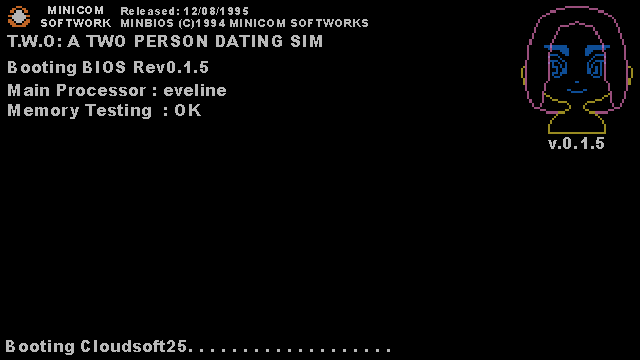
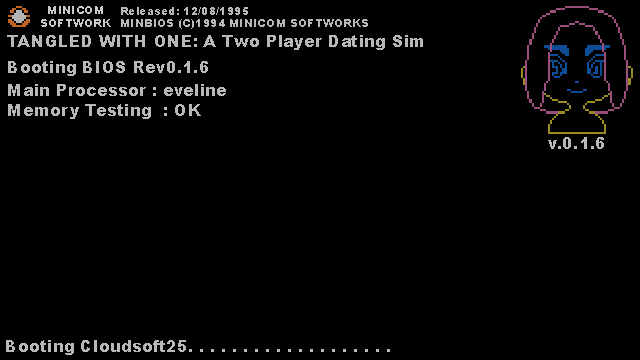
The second 640 × 360 image is a revision of the first. Changes to its layers:
painted on "Layer 6" over box(548, 45, 606, 64)
renamed "T.W.O: A TWO PERSON DATING SIM" to "TANGLED WITH ONE: A Two Player Dating Sim", painted on it over box(17, 35, 423, 50)
renamed "Booting BIOS Rev0.1.5" to "Booting BIOS Rev0.1.6", painted on it over box(200, 61, 208, 71)
renamed "v.0.1.5" to "v.0.1.6", painted on it over box(596, 137, 604, 147)
